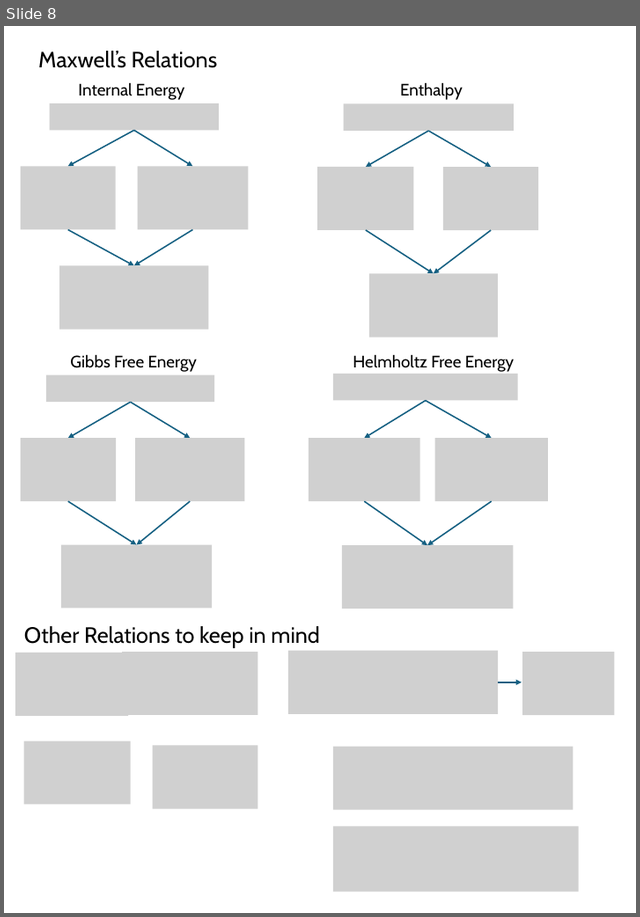
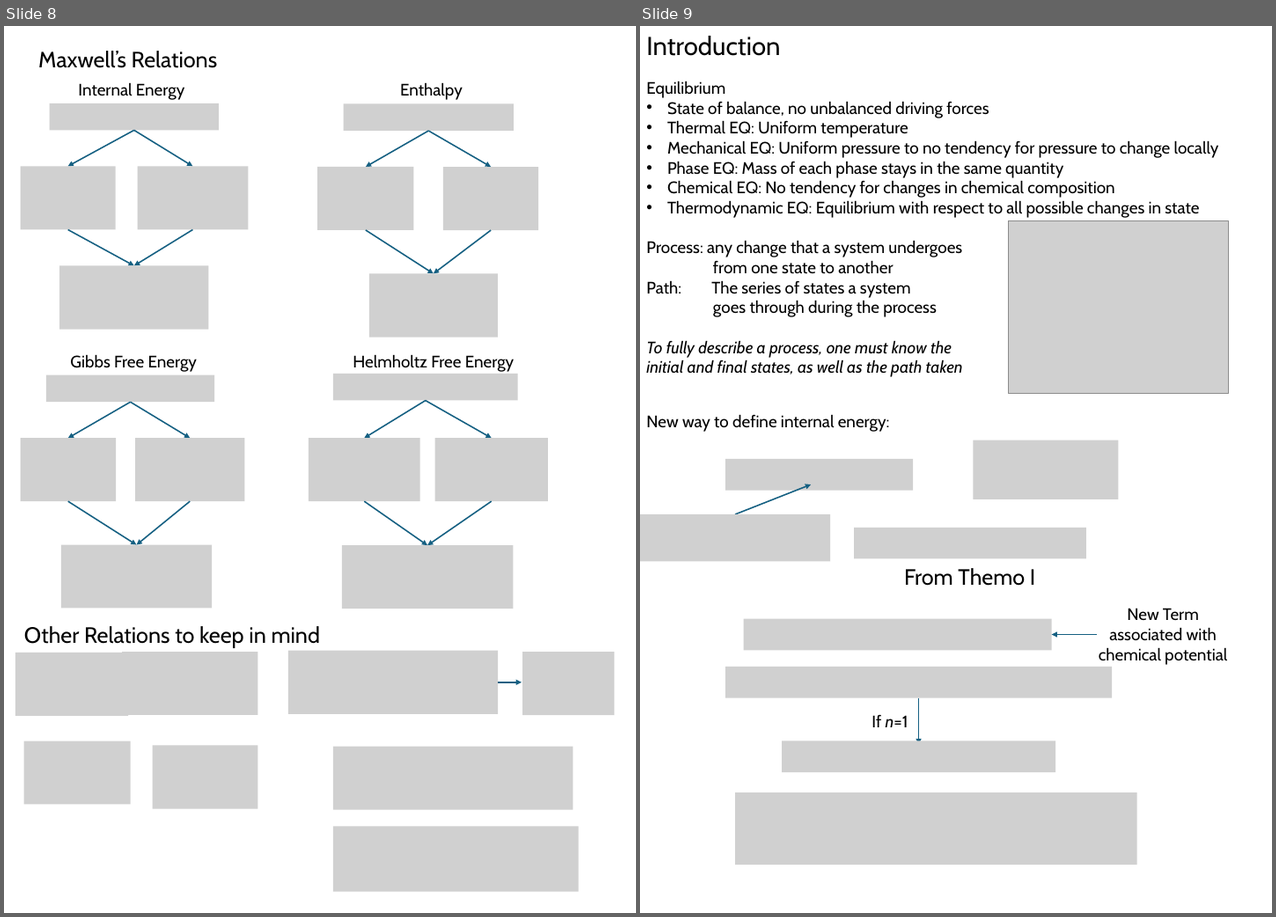
Before and after one commit to 1980s-Space-Guy/Fall24Classes, a slide deck: ThermodynamicsII.pptx. Shown side by side, each under a label of ours: slide 8 before the commit, slides 8 and 9 after it. The pictures are 640x917 and 1276x917 pixels, drawn with LibreOffice and Linux fonts; fonts in the diff are those of the drawing; grey boxes stand for pictures. Boxes give left, top, right and bottom in pixels: in the first picture for what was removed or moved away, otherwise in the second. Text is boxed around its words. In the diff, an @@ line names an element or a change of style, - is before the commit and + after.

```diff
--- a/ThermodynamicsII.pptx
+++ b/ThermodynamicsII.pptx
@@ slide 9 added at <box>640,26,1272,913</box>, background #FFFFFF @@
@@ text added at <box>646,36,780,56</box>, 28 pt, text #000000 @@
+Introduction
@@ text added at <box>646,81,1219,377</box>, 18 pt, text #000000 @@
+Equilibrium
+• State of balance, no unbalanced driving forces
+• Thermal EQ: Uniform temperature
+• Mechanical EQ: Uniform pressure to no tendency for pressure to change locally
+• Phase EQ: Mass of each phase stays in the same quantity
+• Chemical EQ: No tendency for changes in chemical composition
+• Thermodynamic EQ: Equilibrium with respect to all possible changes in state
+Process: any change that a system undergoes
+from one state to another
+Path: The series of states a system
+goes through during the process
+To fully describe a process, one must know the
+initial and final states, as well as the path taken
@@ picture added at <box>1009,220,1229,393</box> @@
@@ text added at <box>646,414,890,432</box>, 18 pt, text #000000 @@
+New way to define internal energy:
@@ picture added at <box>974,440,1118,499</box> @@
@@ picture added at <box>725,459,913,491</box> @@
@@ arrow added from (735, 514) to (811, 484), #156082 1.5 pt @@
@@ picture added at <box>640,514,830,561</box> @@
@@ picture added at <box>854,528,1086,558</box> @@
@@ text added at <box>904,568,1035,586</box>, 24 pt, text #000000 @@
+From Themo I
@@ picture added at <box>744,618,1052,650</box> @@
@@ text added at <box>1098,608,1227,665</box>, 18 pt, text #000000 @@
+New Term associated with chemical potential
@@ arrow added from (1096, 635) to (1052, 635), #156082 1.5 pt @@
@@ picture added at <box>725,667,1112,697</box> @@
@@ arrow added from (919, 697) to (919, 744), #156082 1.5 pt @@
@@ text added at <box>871,715,908,727</box>, 18 pt, text #000000 @@
+If n=1
@@ picture added at <box>782,741,1055,772</box> @@
@@ picture added at <box>735,792,1137,865</box> @@
```
Also in this commit, not shown: 2 other files.
